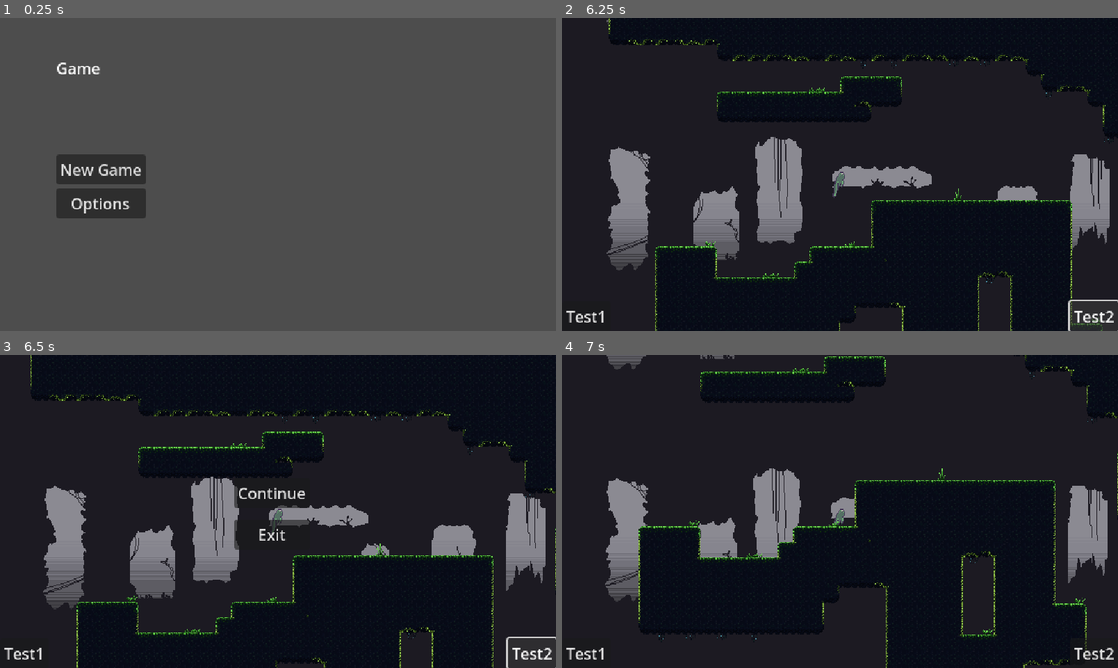
Above: before the commit, frames 1-4 (two rows, left to right).
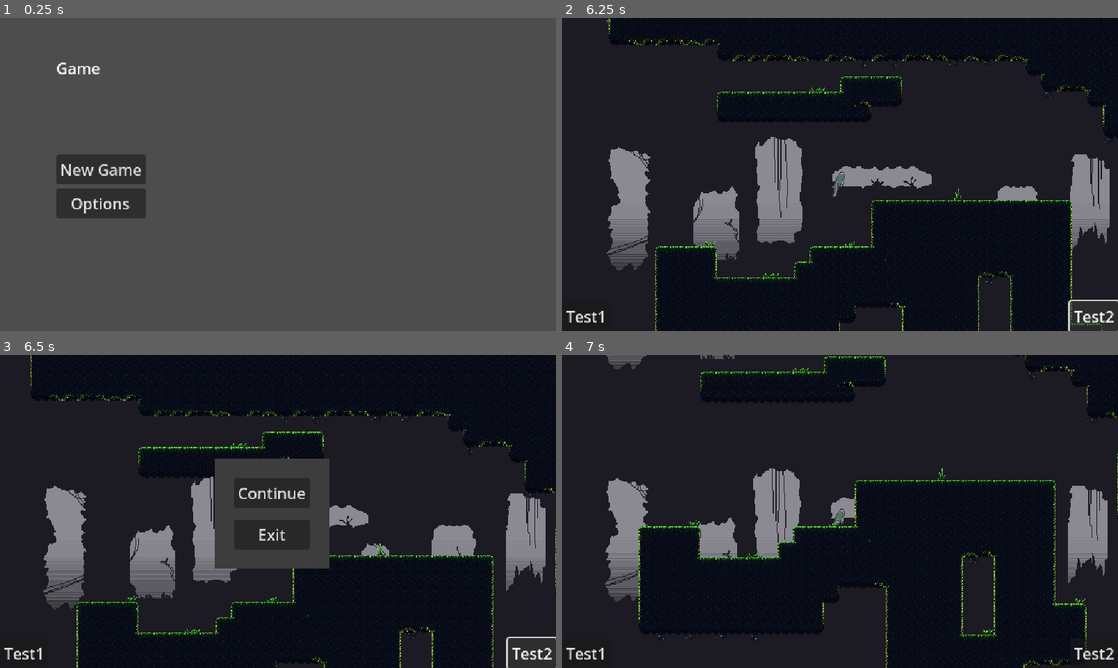
Above: after the commit, the same moments.

Repository: Dreiforce/DissGame
Game: Godot game, scene res://MainMenu.tscn
Same seed, same stepped clock (60 frames per second), same inputs: the game is played once before the commit and once after it.
Inputs:
- Up to frame 1 (0.25 s): no input
- Up to frame 2 (6.25 s): click "New Game" at 0.5 s; click "Test1" at 1.25 s; click "Test2" at 2 s; tap Enter at 2.75 s; hold D (move_right) 2.78-4.28 s; tap W (jump) at 3.02, 3.77, 5.27, 6.02 s; tap Space at 4.25 s; hold A (move_left) 4.28-5.03 s; hold D (move_right) from 5.03 s (still down)
- Up to frame 3 (6.5 s): keep holding D (move_right); tap Escape (ui_cancel) at 6.4 s
- Up to frame 4 (7 s): release D (move_right) at 6.5 s; click "Continue" at 6.5 s

Frames 1-2 are identical in both runs. In frame 3, 4.8% of the frame differs, in the area x 38-60%, y 33-69%; in frame 4, nothing differs.

Commit message:
Fix background for pause menu

Diff:
--- a/scenes/PauseMenuGUI.tscn
+++ b/scenes/PauseMenuGUI.tscn
@@ -13,15 +13,6 @@
 grow_vertical = 2
 script = ExtResource("1_gtccy")
 
-[node name="ColorRect" type="ColorRect" parent="."]
-layout_mode = 1
-anchors_preset = 15
-anchor_right = 1.0
-anchor_bottom = 1.0
-grow_horizontal = 2
-grow_vertical = 2
-color = Color(0.211765, 0.211765, 0.211765, 1)
-
 [node name="MarginContainer" type="MarginContainer" parent="."]
 layout_mode = 1
 anchors_preset = 15
@@ -29,22 +20,29 @@
 anchor_bottom = 1.0
 grow_horizontal = 2
 grow_vertical = 2
+
+[node name="ColorRect" type="ColorRect" parent="MarginContainer"]
+layout_mode = 2
+color = Color(0.239216, 0.239216, 0.239216, 1)
+
+[node name="MarginContainer" type="MarginContainer" parent="MarginContainer"]
+layout_mode = 2
 theme_override_constants/margin_left = 20
 theme_override_constants/margin_top = 20
 theme_override_constants/margin_right = 20
 theme_override_constants/margin_bottom = 20
 
-[node name="VBoxContainer" type="VBoxContainer" parent="MarginContainer"]
+[node name="VBoxContainer" type="VBoxContainer" parent="MarginContainer/MarginContainer"]
 layout_mode = 2
 theme_override_constants/separation = 12
 
-[node name="Continue" type="Button" parent="MarginContainer/VBoxContainer"]
+[node name="Continue" type="Button" parent="MarginContainer/MarginContainer/VBoxContainer"]
 layout_mode = 2
 text = "Continue"
 
-[node name="Exit" type="Button" parent="MarginContainer/VBoxContainer"]
+[node name="Exit" type="Button" parent="MarginContainer/MarginContainer/VBoxContainer"]
 layout_mode = 2
 text = "Exit"
 
-[connection signal="pressed" from="MarginContainer/VBoxContainer/Continue" to="." method="_on_continue_pressed"]
-[connection signal="pressed" from="MarginContainer/VBoxContainer/Exit" to="." method="_on_exit_pressed"]
+[connection signal="pressed" from="MarginContainer/MarginContainer/VBoxContainer/Continue" to="." method="_on_continue_pressed"]
+[connection signal="pressed" from="MarginContainer/MarginContainer/VBoxContainer/Exit" to="." method="_on_exit_pressed"]
